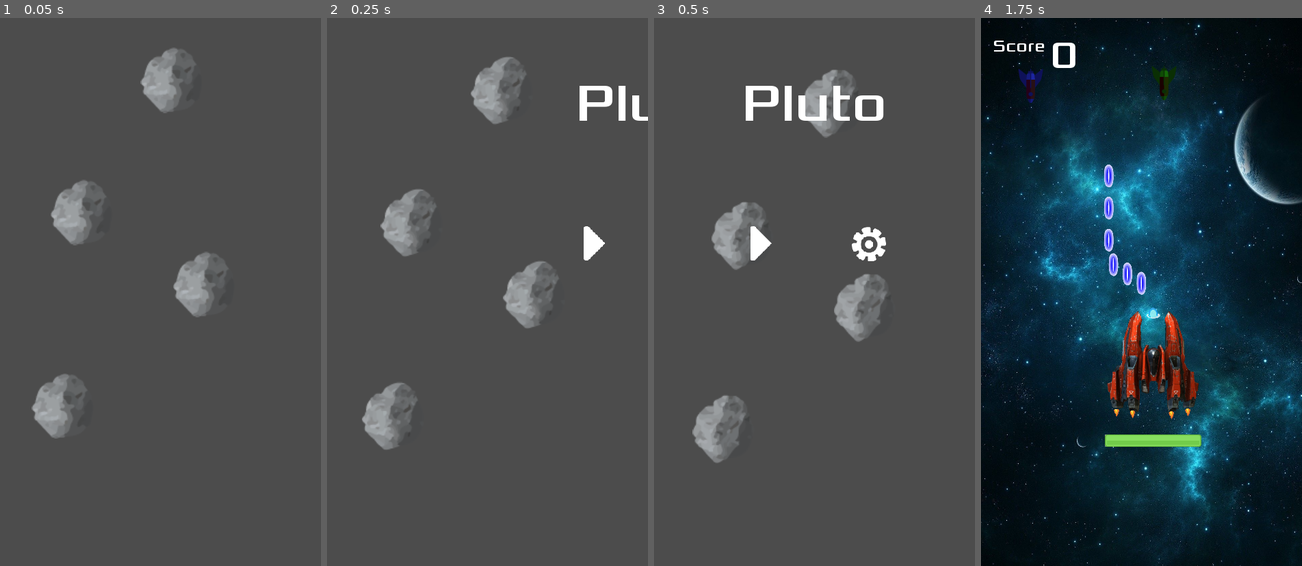
Above: before the commit, frames 1-4 (left to right).
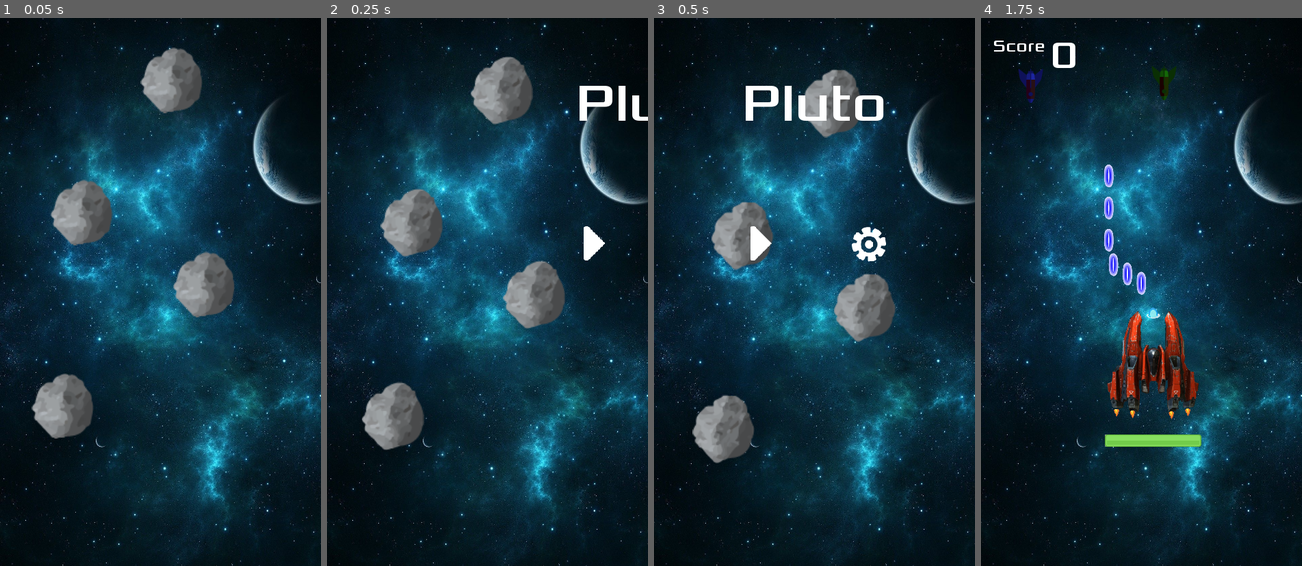
Above: after the commit, the same moments.

Repository: lucaspsantana/plutao
Game: Godot game, scene res://src/gui/Screens.tscn
Two runs of this game, one before a commit and one after it. Both use one fixed random seed, a clock stepped at 60 frames per second and the inputs below.
Inputs (mouse positions are in pixels of both pictures, inside the frame that each line leads up to):
- Up to frame 1 (0.05 s): no input
- Up to frame 2 (0.25 s): no input
- Up to frame 3 (0.5 s): no input
- Up to frame 4 (1.75 s): click (1086, 242) at 0.5 s; move the mouse to (1212, 264) at 1.27 s; click (1212, 264) at 1.42 s

The runs differ from the first frame. In frame 1, 93% of the frame differs, in the area x 0-100%, y 0-100%; in frame 2, 92%; in frame 3, 92%; in frame 4, nothing differs.

Commit message:
background

Diff:
--- a/src/gui/BaseScreen.tscn
+++ b/src/gui/BaseScreen.tscn
@@ -1,7 +1,8 @@
-[gd_scene load_steps=3 format=2]
+[gd_scene load_steps=4 format=2]
 
 [ext_resource path="res://src/gui/BaseScreen.gd" type="Script" id=1]
 [ext_resource path="res://assets/fonts/xolonium_64.tres" type="DynamicFont" id=2]
+[ext_resource path="res://assets/space.jpg" type="Texture" id=3]
 
 [node name="BaseScreen" type="CanvasLayer"]
 offset = Vector2( 600, 0 )
@@ -54,3 +55,20 @@
 alignment = 1
 
 [node name="Tween" type="Tween" parent="."]
+
+[node name="CanvasLayer" type="CanvasLayer" parent="."]
+layer = -100
+
+[node name="space" type="TextureRect" parent="CanvasLayer"]
+margin_left = -19.0
+margin_top = 1289.0
+margin_right = 1284.0
+margin_bottom = 2049.0
+rect_rotation = -90.1946
+size_flags_horizontal = 3
+size_flags_vertical = 3
+texture = ExtResource( 3 )
+expand = true
+__meta__ = {
+"_edit_use_anchors_": false
+}
